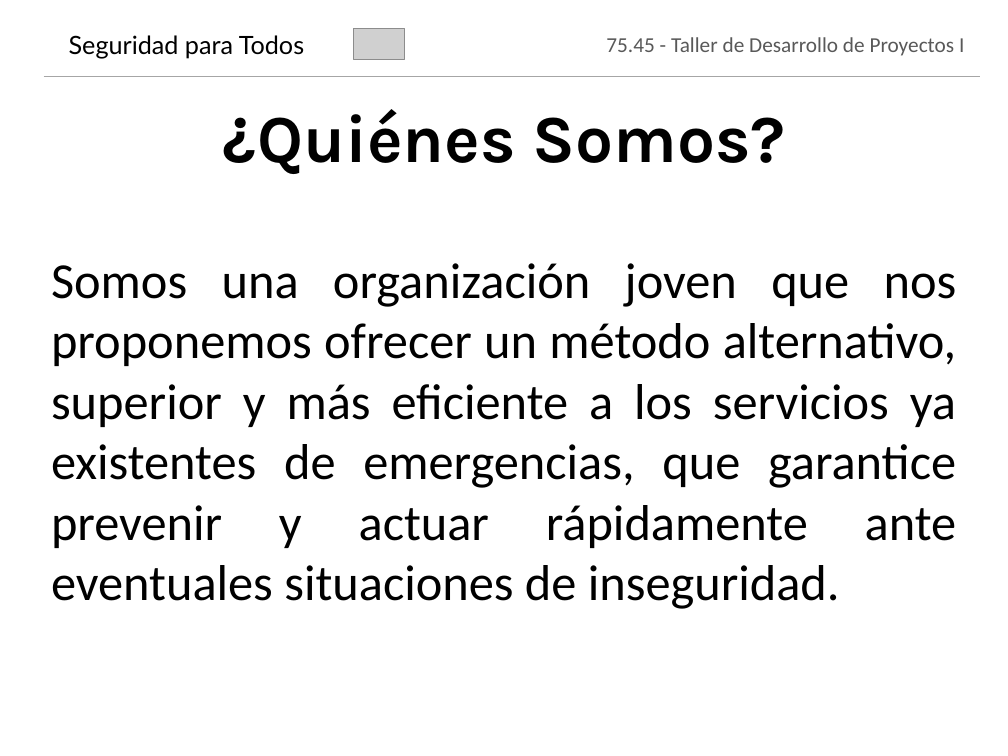
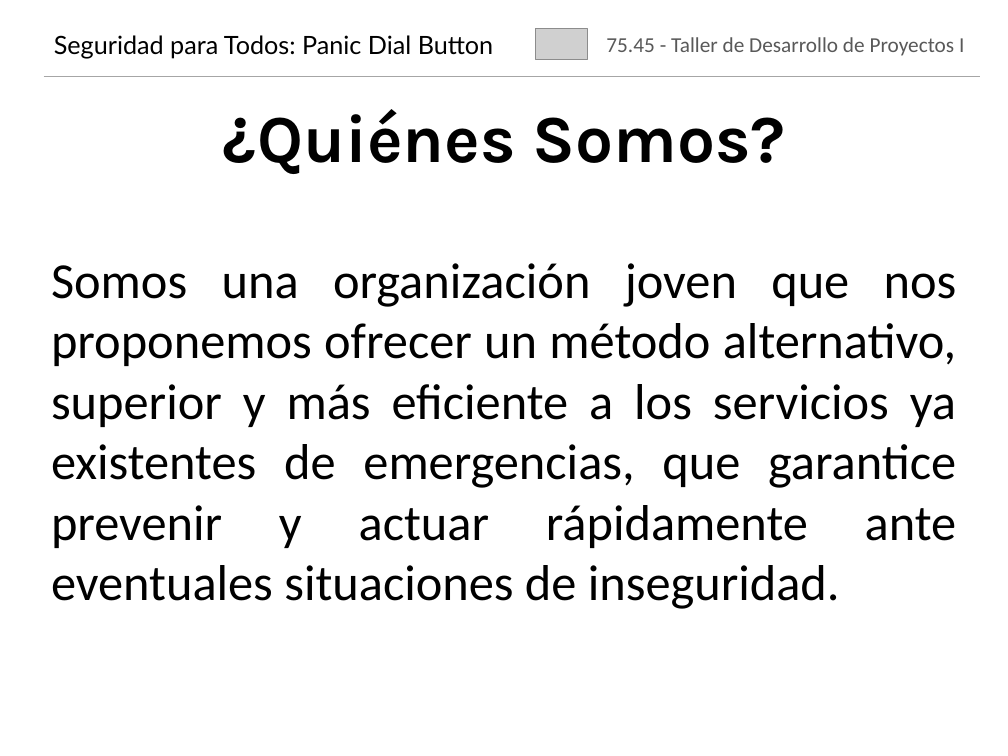
Before and after one commit to jmonetti/2012-1er-taller-de-desarrollo-de-proyectos-i, a slide deck: slide 2 of docs/Presentacion_v2.pptx. Drawn at 1008x756 pixels with LibreOffice and Linux fonts; fonts in the diff are those of the drawing; grey boxes stand for pictures; background and template pictures are left out. Boxes give left, top, right and bottom in pixels: in the first picture for what was removed or moved away, otherwise in the second. Text is boxed around its words. In the diff, an @@ line names an element or a change of style, - is before the commit and + after.

```diff
--- a/docs/Presentacion_v2.pptx
+++ b/docs/Presentacion_v2.pptx
@@ picture: place and size @@
-picture at <box>353,29,404,59</box>
+picture at <box>535,28,587,58</box>
@@ title at <box>54,35,494,59</box>: text changed @@
-Seguridad para Todos
+Seguridad para Todos: Panic Dial Button
```
Also in this commit, not shown: 6 other slides changed, 1 slide removed.
